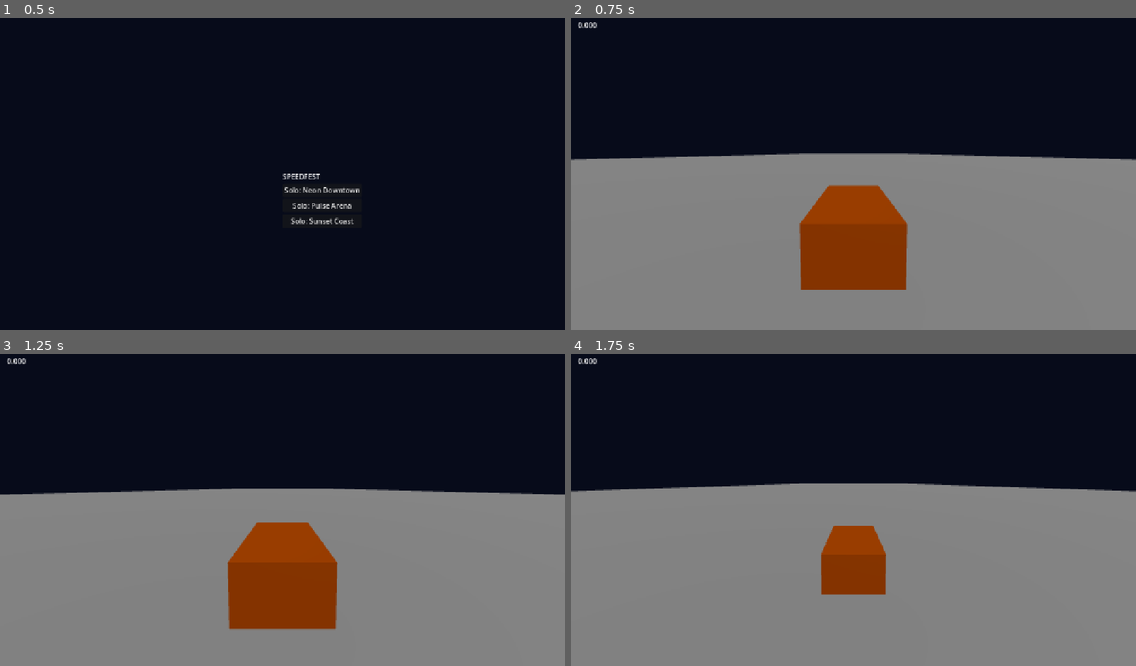
Above: before the commit, frames 1-4 (two rows, left to right).
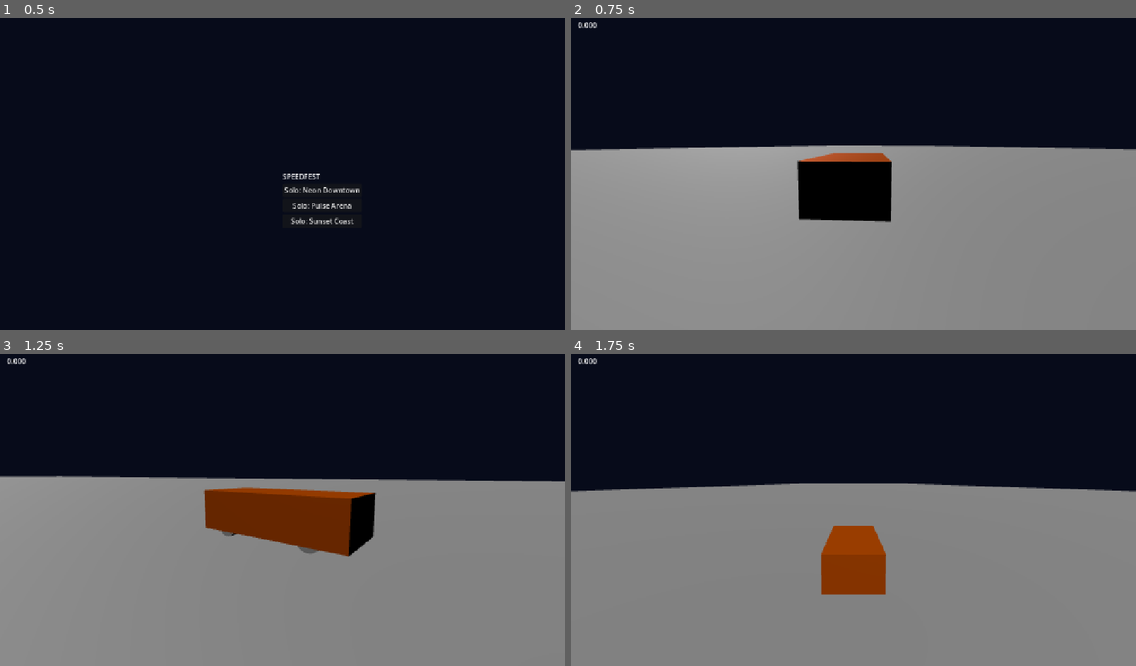
Above: after the commit, the same moments.

Repository: khanhonthetrack/speedfest
Game: Godot game, scene res://ui/main_menu.tscn
Two runs of this game, one before a commit and one after it. Both use one fixed random seed, a clock stepped at 60 frames per second and the inputs below.
Inputs (mouse positions are in pixels of both pictures, inside the frame that each line leads up to):
- Up to frame 1 (0.5 s): no input
- Up to frame 2 (0.75 s): click "Solo: Neon Downtown" at 0.5 s
- Up to frame 3 (1.25 s): no input
- Up to frame 4 (1.75 s): tap Enter at 1.25 s; move the mouse to (977, 491) at 1.27 s; hold D (steer_right) from 1.28 s (still down); hold C (camera_cycle) from 1.28 s (still down); click (977, 491) at 1.42 s

Frame 1 is identical in both runs. In frame 2, 12% of the frame differs, in the area x 0-100%, y 40-88%; in frame 3, 15%, in the area x 0-100%, y 39-89%; in frame 4, nothing differs.

Commit message:
race: camera intro orbit during the first countdown
Co-Authored-By: Claude Opus 5.5 <noreply@anthropic.com>
Claude-Session: https://claude.ai/code/session_01UXTHDb9Svwh7v9CKVysey7

Diff:
--- a/game/race/chase_camera.gd
+++ b/game/race/chase_camera.gd
@@ -46,6 +46,8 @@
 var _air_time := 0.0
 var _noise_t := 0.0
 var _col_dist := -1.0                # smoothed collision-limited distance (-1 = free)
+var _intro_total := 0.0
+var _intro_left := 0.0
 var _snap_frames := 2               # frames left to snap (teleports may apply a tick later)
 
 
@@ -64,6 +66,16 @@
 ## Instantly place the camera behind the target (after teleports).
 func snap() -> void:
 	_snap_frames = 2
+
+
+## Orbit around the car for `seconds`, ending exactly in the chase pose (first countdown).
+func start_intro(seconds: float) -> void:
+	_intro_total = maxf(seconds, 0.01)
+	_intro_left = _intro_total
+
+
+func stop_intro() -> void:
+	_intro_left = 0.0
 
 
 ## Extra shake impulse 0..1 (landings, wall hits). Decays over ~0.4 s.
@@ -209,6 +221,18 @@
 			0.0) * 0.5
 		cam_pos += frame_basis * (n * shake)
 
+	if _intro_left > 0.0:
+		_intro_left = maxf(0.0, _intro_left - delta)
+		var prog := 1.0 - _intro_left / _intro_total
+		var a := lerpf(PI * 1.15, 0.0, 1.0 - pow(1.0 - prog, 2.0))
+		var cb := xf.basis.orthonormalized()
+		var r := lerpf(6.5, 6.0, prog)
+		var orbit := xf.origin + cb * Vector3(sin(a) * r, lerpf(1.2, 2.0, prog), cos(a) * r)
+		var w := smoothstep(0.55, 1.0, prog)
+		cam_pos = orbit.lerp(cam_pos, w)
+		look_at_pos = (xf.origin + cb.y * 0.5).lerp(look_at_pos, w)
+		up_vec = cb.y.lerp(up_vec, w).normalized()
+
 	if cam_pos.is_equal_approx(look_at_pos):
 		return
 	global_position = cam_pos
--- a/game/race/race.gd
+++ b/game/race/race.gd
@@ -106,6 +106,8 @@
 	else:
 		hud.set_round_time_left(-1)
 		_begin_countdown(FIRST_COUNTDOWN_MS)
+	if state == State.COUNTDOWN and not TestHooks.has_arg("no_intro"):
+		camera.start_intro(clampf(_countdown_remaining_ms() / 1000.0, 0.5, 3.5))
 	_log("ready mode=%s track=%s online=%s cps=%d" % [Game.mode, track.track_id, online, checkpoint_count])
 
 
@@ -468,6 +470,7 @@
 
 ## New run from the start line (1.5 s hold).
 func restart_run() -> void:
+	camera.stop_intro()
 	if state == State.ROUND_OVER or state == State.LOADING:
 		return
 	if state == State.COUNTDOWN and _sync_go_ms >= 0:
Not shown, changed: docs/modules/race.md
